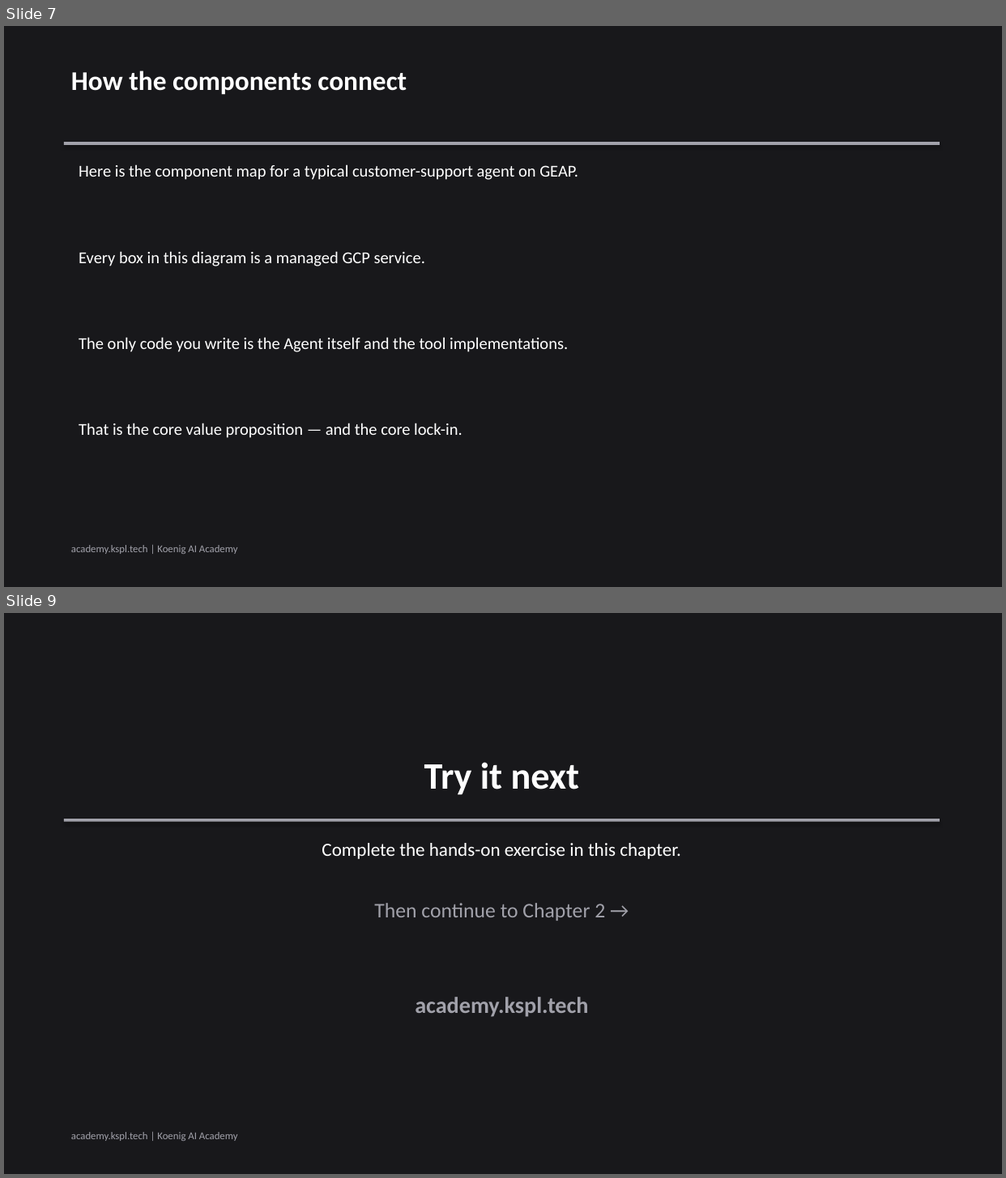
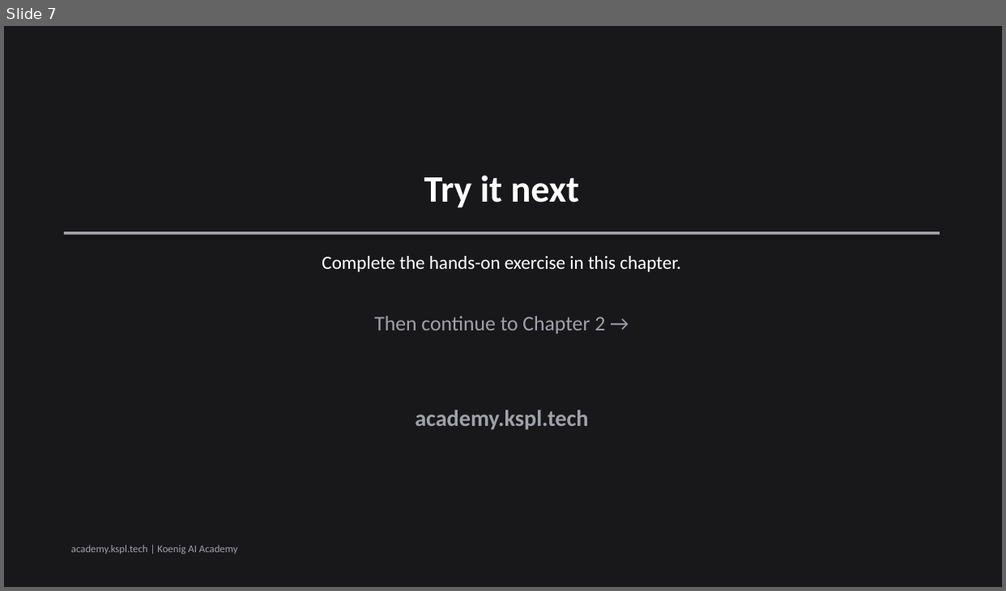
Before and after one commit to Koenig-Solutions-Private-Limited/koenig-ai-org, a slide deck: vault/courses/gemini-enterprise-agents/ch01-slides.pptx. Shown one above the other, each under a label of ours: slides 7 and 9 before the commit, slide 7 after it; the slides between them are not shown. The pictures are 1006x1178 and 1006x591 pixels, drawn with LibreOffice and Linux fonts; fonts in the diff are those of the drawing. Boxes give left, top, right and bottom in pixels: in the first picture for what was removed or moved away, otherwise in the second. Text is boxed around its words. In the diff, an @@ line names an element or a change of style, - is before the commit and + after.

```diff
--- a/vault/courses/gemini-enterprise-agents/ch01-slides.pptx
+++ b/vault/courses/gemini-enterprise-agents/ch01-slides.pptx
@@ slide 7 removed at [4,26,1002,587], background #18181B @@
@@ text removed at [71,71,407,95] @@
-How the components connect
@@ rectangle removed at [64,142,940,145] @@
@@ text removed at [79,165,578,180] @@
-Here is the component map for a typical customer-support agent on GEAP.
@@ text removed at [79,251,425,267] @@
-Every box in this diagram is a managed GCP service.
@@ text removed at [79,337,568,352] @@
-The only code you write is the Agent itself and the tool implementations.
@@ text removed at [79,423,462,438] @@
-That is the core value proposition — and the core lock-in.
@@ text removed at [71,545,238,554] @@
-academy.kspl.tech | Koenig AI Academy
@@ what was slide 9 is now slide 7 @@
```
Also in this commit, not shown: 4 slides changed, 1 other slide removed, 3 other files.
